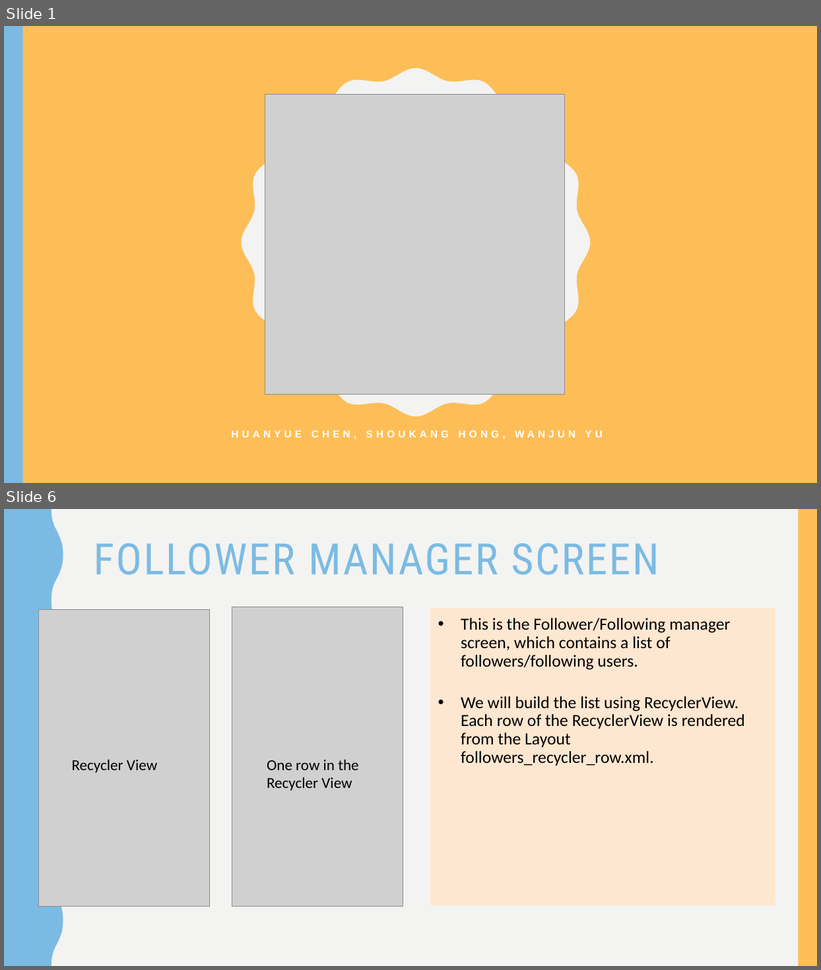
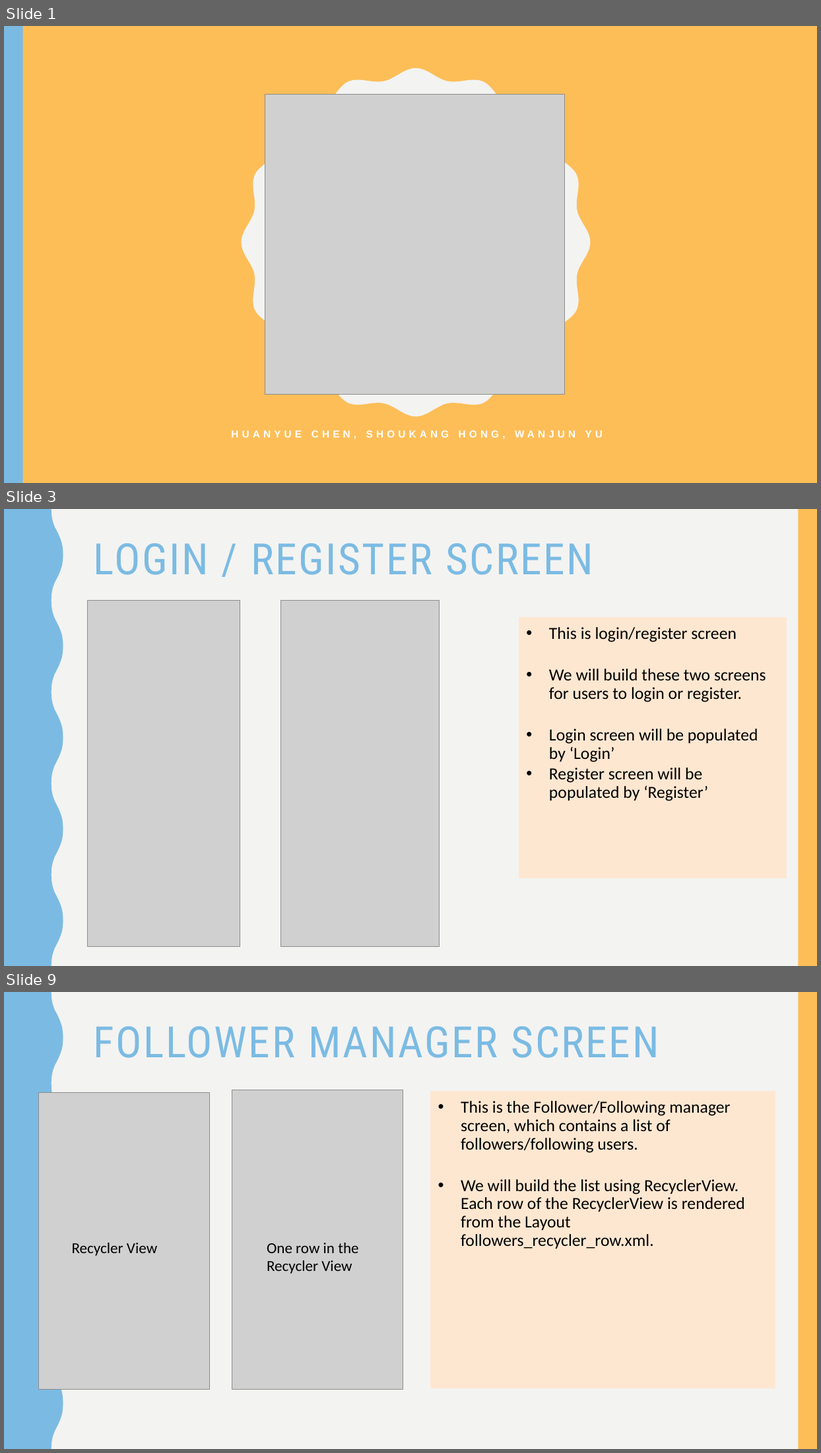
Before and after one commit to ahKumquat/Universe, a slide deck: UniVerse_Project Front End.pptx. Shown one above the other, each under a label of ours: slides 1 and 6 before the commit, slides 1, 3 and 9 after it; the slides between them are not shown. The pictures are 821x970 and 821x1453 pixels, drawn with LibreOffice and Linux fonts; fonts in the diff are those of the drawing; grey boxes stand for pictures. Boxes give left, top, right and bottom in pixels: in the first picture for what was removed or moved away, otherwise in the second. Text is boxed around its words. In the diff, an @@ line names an element or a change of style, - is before the commit and + after.

```diff
--- a/UniVerse_Project Front End.pptx
+++ b/UniVerse_Project Front End.pptx
@@ slide 3 added at (4, 509, 817, 966), background #F3F3F2; not listed: 2 template elements that a slide beside it also shows @@
@@ title added at (94, 543, 593, 575), 51 pt, text #7BBBE3 @@
+LOGIN / REGISTER SCREEN
@@ picture added at (88, 601, 240, 947) @@
@@ picture added at (281, 601, 440, 947) @@
@@ rectangle added at (519, 618, 787, 879), fill #FEE8D1 at 90% opacity, outline #FEE8D1 1 pt @@
@@ text added at (549, 627, 766, 801), 20 pt, text #000000 @@
+  • This is login/register screen
+  • We will build these two screens for users to login or register.
+  • Login screen will be populated by ‘Login’
+  • Register screen will be populated by ‘Register’
@@ what was slide 6 is now slide 9 @@
```
Also in this commit, not shown: 4 slides changed, 2 other slides added.
